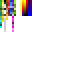
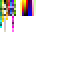
Layer changes from the first (64, 64) image to the second:
painted on "Paint Layer 1" over [32, 0, 36, 16]
